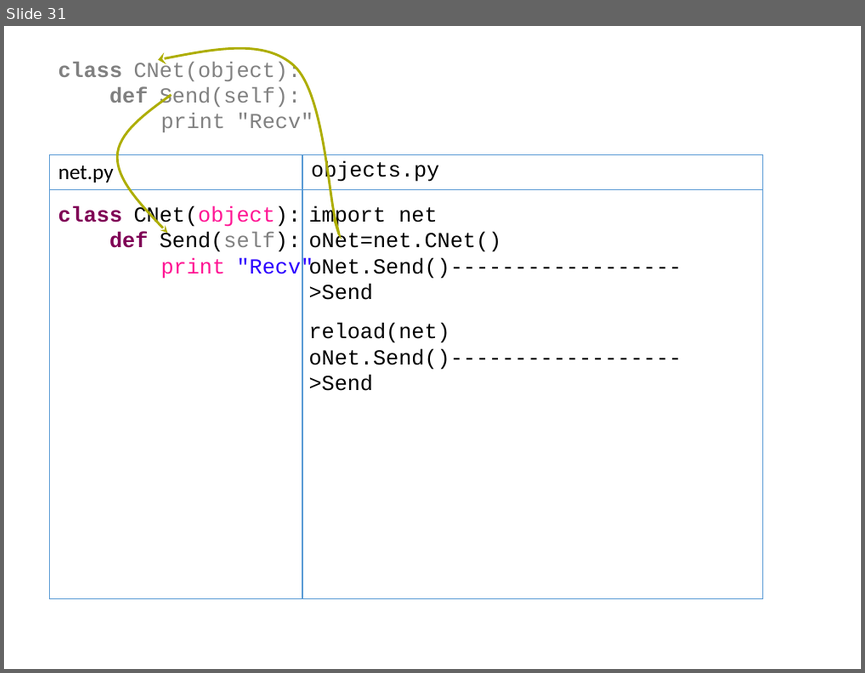
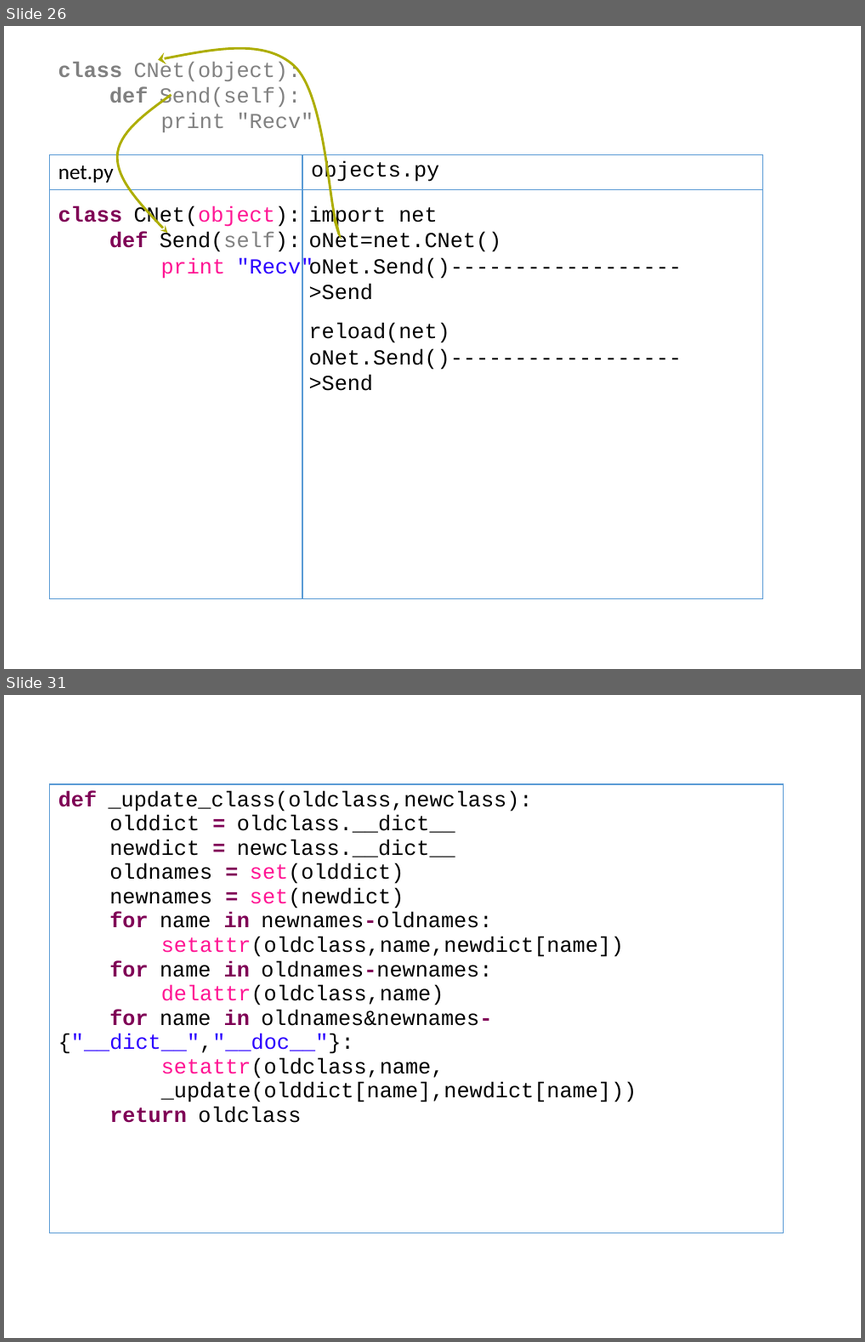
Before and after one commit to menfeng/studynote, a slide deck: python/source code/import/import.pptx. Shown one above the other, each under a label of ours: slide 31 before the commit, slides 26 and 31 after it; the slides between them are not shown. The pictures are 865x673 and 865x1342 pixels, drawn with LibreOffice and Linux fonts; fonts in the diff are those of the drawing. Boxes give left, top, right and bottom in pixels: in the first picture for what was removed or moved away, otherwise in the second. Text is boxed around its words. In the diff, an @@ line names an element or a change of style, - is before the commit and + after.

```diff
--- a/python/source code/import/import.pptx
+++ b/python/source code/import/import.pptx
@@ slide 31 added at (4,695,861,1338), background #FFFFFF @@
@@ table added at (49,784,783,1232), 1 rows, 1 columns @@
+def _update_class(oldclass,newclass): / olddict = oldclass.__dict__ / newdict = newclass.__dict__ / oldnames = set(olddict) / newnames = set(newdict) / for name in newnames-oldnames: / setattr(oldclass,name,newdict[name]) / for name in oldnames-newnames: / delattr(oldclass,name) / for name in oldnames&newnames-{"__dict__","__doc__"}: / setattr(oldclass,name, / _update(olddict[name],newdict[name])) / return oldclass
@@ what was slide 31 is now slide 26 @@
```
Also in this commit, not shown: 3 slides changed, 22 other slides added, 5 slides removed.
